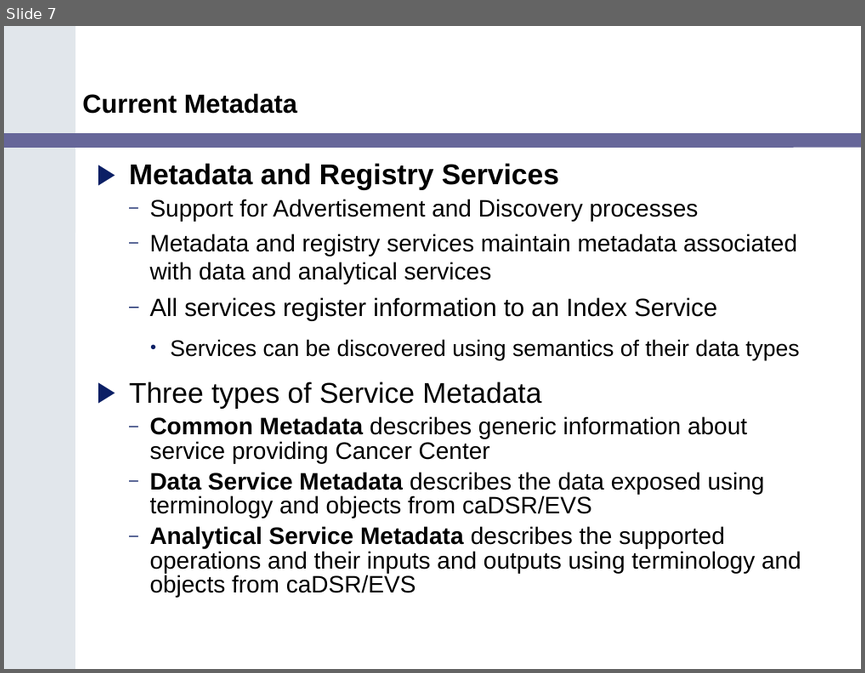
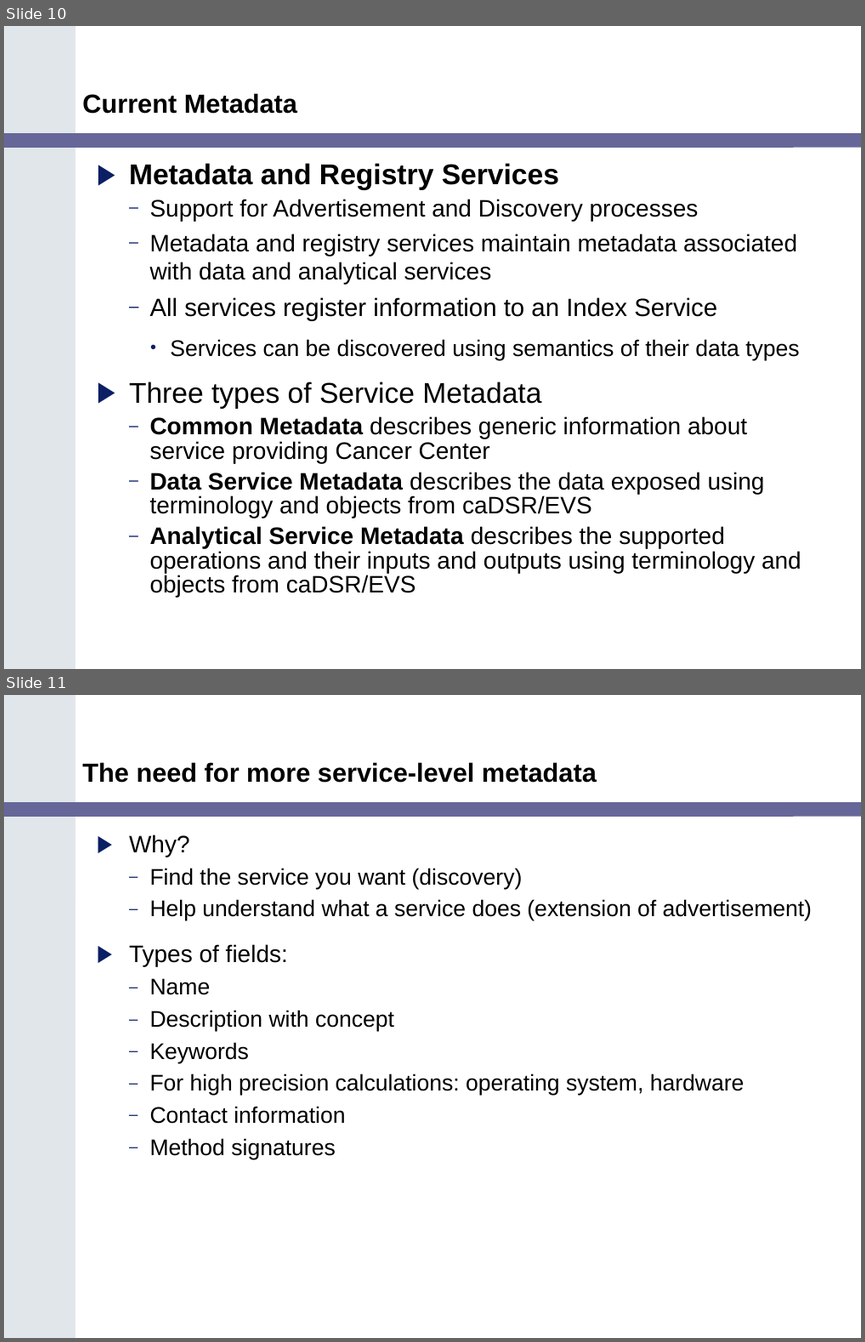
Before and after one commit to NCIP/cagrid-portal, a slide deck: cagrid-1-0/Documentation/presentations/200602_VCDE_ARCH/Service_Guidlines_Arch_VCDE_Feb2.ppt. Shown one above the other, each under a label of ours: slide 7 before the commit, slides 10 and 11 after it. The pictures are 865x673 and 865x1342 pixels, drawn with LibreOffice and Linux fonts; fonts in the diff are those of the drawing; background and template pictures are left out. Boxes give left, top, right and bottom in pixels: in the first picture for what was removed or moved away, otherwise in the second. Text is boxed around its words. In the diff, an @@ line names an element or a change of style, - is before the commit and + after.

```diff
--- a/cagrid-1-0/Documentation/presentations/200602_VCDE_ARCH/Service_Guidlines_Arch_VCDE_Feb2.ppt
+++ b/cagrid-1-0/Documentation/presentations/200602_VCDE_ARCH/Service_Guidlines_Arch_VCDE_Feb2.ppt
@@ slide 11 added at (4, 695, 861, 1338), background #FFFFFF; not listed: 2 template elements that a slide beside it also shows @@
@@ title added at (82, 762, 596, 783), 22 pt, text #000000, bold @@
+The need for more service-level metadata
@@ text added at (129, 834, 812, 1159), 19 pt, text #000000 @@
+▶ Why?
+  – Find the service you want (discovery)
+  – Help understand what a service does (extension of advertisement)
+▶ Types of fields:
+  – Name
+  – Description with concept
+  – Keywords
+  – For high precision calculations: operating system, hardware
+  – Contact information
+  – Method signatures
@@ what was slide 7 is now slide 10 @@
```
Also in this commit, not shown: 4 slides changed, 17 other slides added, 6 slides removed.
